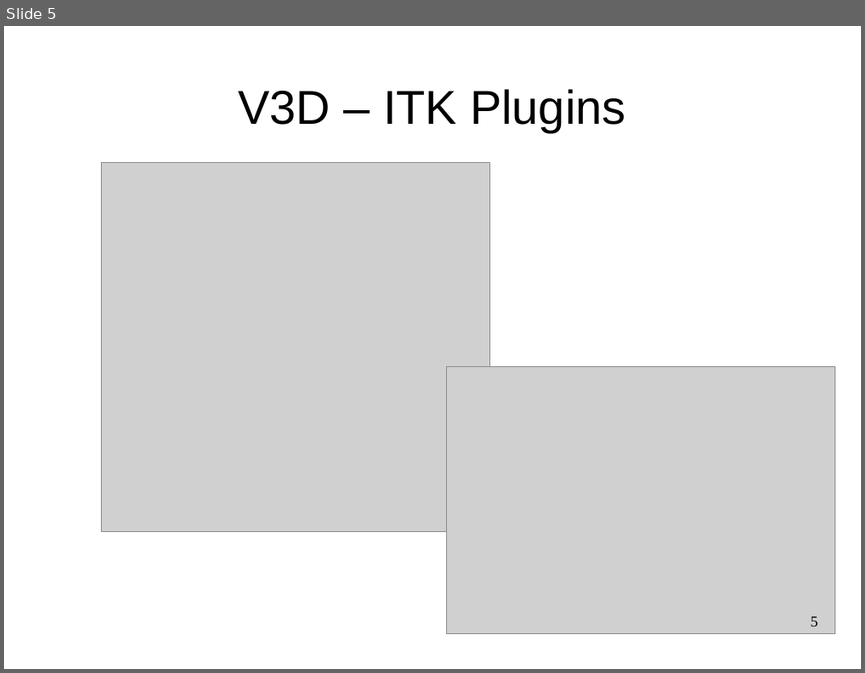
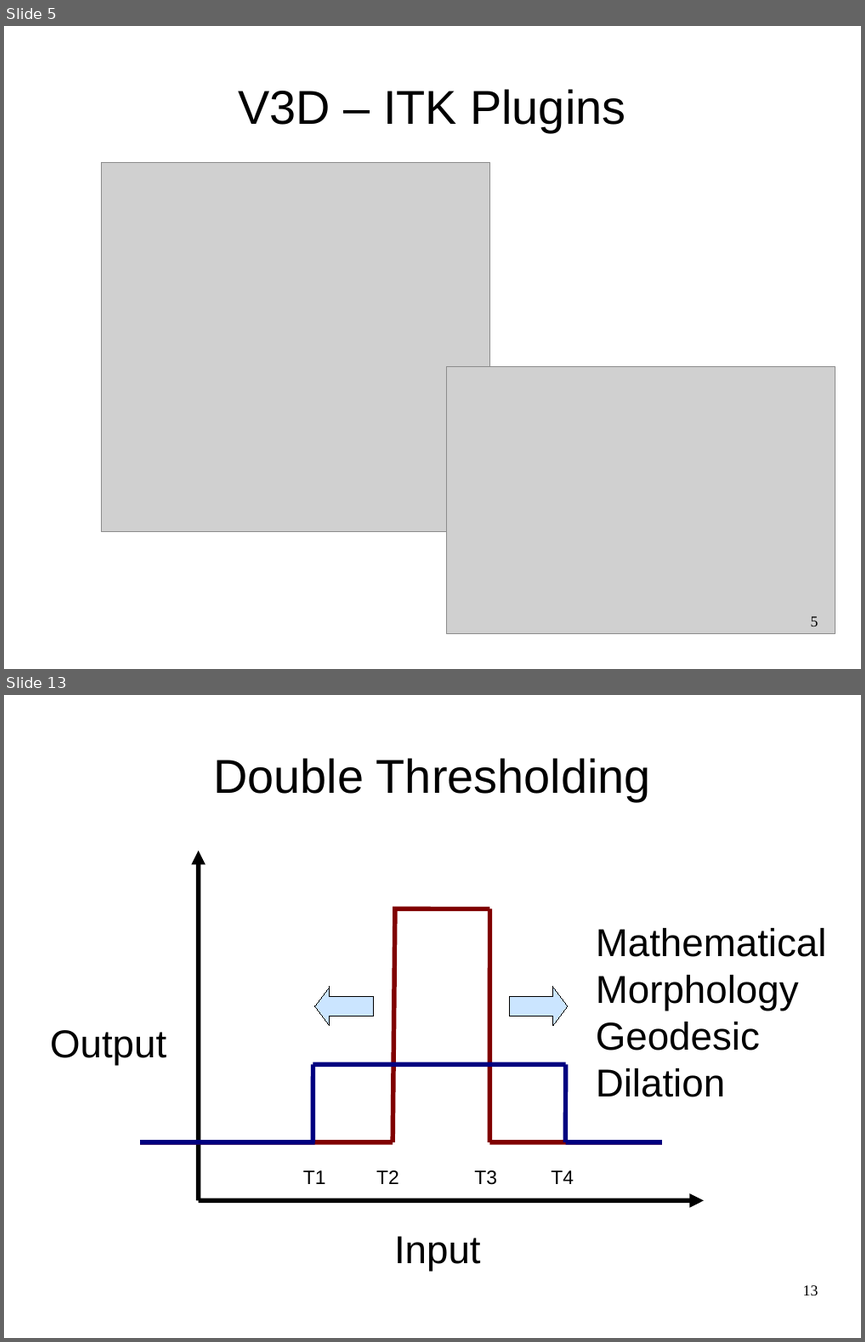
Before and after one commit to luisibanez/MicroscopyTutorial, a slide deck: Documents/MicroscopyImageAnalysis-V3D-Thresholding.odp. Shown one above the other, each under a label of ours: slide 5 before the commit, slides 5 and 13 after it; the slides between them are not shown. The pictures are 865x673 and 865x1342 pixels, drawn with LibreOffice and Linux fonts; fonts in the diff are those of the drawing; grey boxes stand for pictures. Boxes give left, top, right and bottom in pixels: in the first picture for what was removed or moved away, otherwise in the second. Text is boxed around its words. In the diff, an @@ line names an element or a change of style, - is before the commit and + after.

Commit message:
Added simple and double thresholding.

```diff
--- a/Documents/MicroscopyImageAnalysis-V3D-Thresholding.odp
+++ b/Documents/MicroscopyImageAnalysis-V3D-Thresholding.odp
@@ slide 13 added at bbox=[4, 695, 861, 1338], background #FFFFFF @@
@@ title added at bbox=[213, 758, 651, 801], 44 pt, text #000000 @@
+Double Thresholding
@@ arrow added from (199, 1201) to (199, 851), #000000 4.31 pt @@
@@ line added from (392, 909) to (490, 909), #800000 4.31 pt @@
@@ line added from (392, 1142) to (395, 909), #800000 4.31 pt @@
@@ line added from (490, 1142) to (490, 909), #800000 4.31 pt @@
@@ text added at bbox=[596, 928, 827, 1097], 36 pt, text #000000 @@
+Mathematical Morphology
+Geodesic Dilation
@@ left arrow added at bbox=[315, 987, 373, 1026], fill #99CCFF at 50% opacity, outline #000000 0 pt @@
@@ right arrow added at bbox=[510, 987, 568, 1026], fill #99CCFF at 50% opacity, outline #000000 0 pt @@
@@ text added at bbox=[50, 1030, 166, 1065], 36 pt, text #000000 @@
+Output
@@ line added from (313, 1064) to (565, 1064), #000080 4.31 pt @@
@@ line added from (313, 1064) to (313, 1142), #000080 4.31 pt @@
@@ line added from (565, 1064) to (565, 1142), #000080 4.31 pt @@
@@ line added from (140, 1142) to (392, 1142), #800000 4.31 pt @@
@@ line added from (140, 1142) to (315, 1142), #000080 4.31 pt @@
@@ line added from (490, 1142) to (662, 1142), #800000 4.31 pt @@
@@ line added from (565, 1142) to (662, 1142), #000080 4.31 pt @@
@@ text added at bbox=[303, 1170, 326, 1184], 18 pt, text #000000 @@
+T1
@@ text added at bbox=[376, 1170, 399, 1184], 18 pt, text #000000 @@
+T2
@@ text added at bbox=[474, 1170, 497, 1185], 18 pt, text #000000 @@
+T3
@@ text added at bbox=[551, 1170, 574, 1184], 18 pt, text #000000 @@
+T4
@@ arrow added from (199, 1201) to (704, 1201), #000000 4.31 pt @@
@@ text added at bbox=[394, 1236, 481, 1270], 36 pt, text #000000 @@
+Input
@@ page number added at bbox=[803, 1285, 818, 1295], 14 pt, text #000000 @@
+13
```
Also in this commit, not shown: 10 other slides added.
